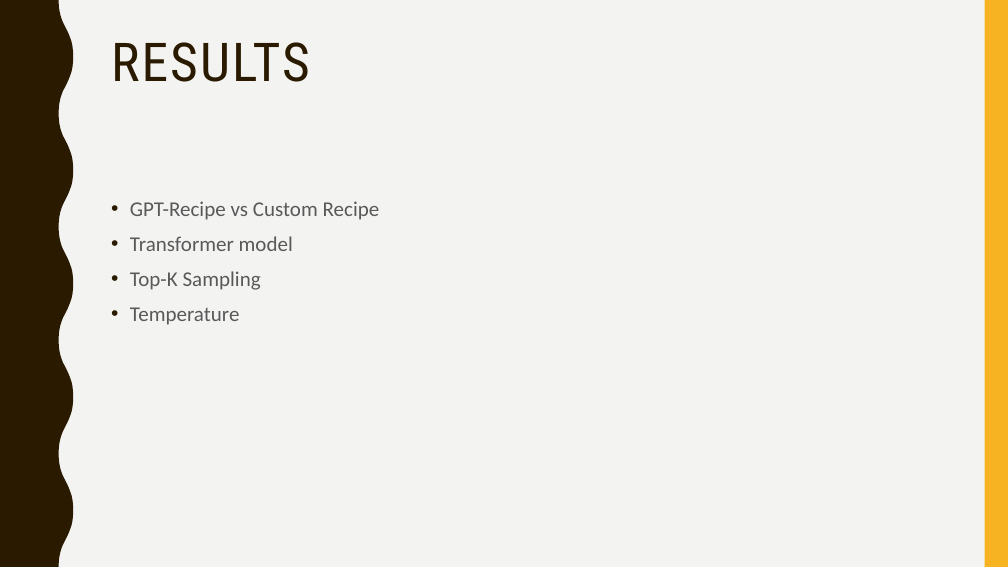
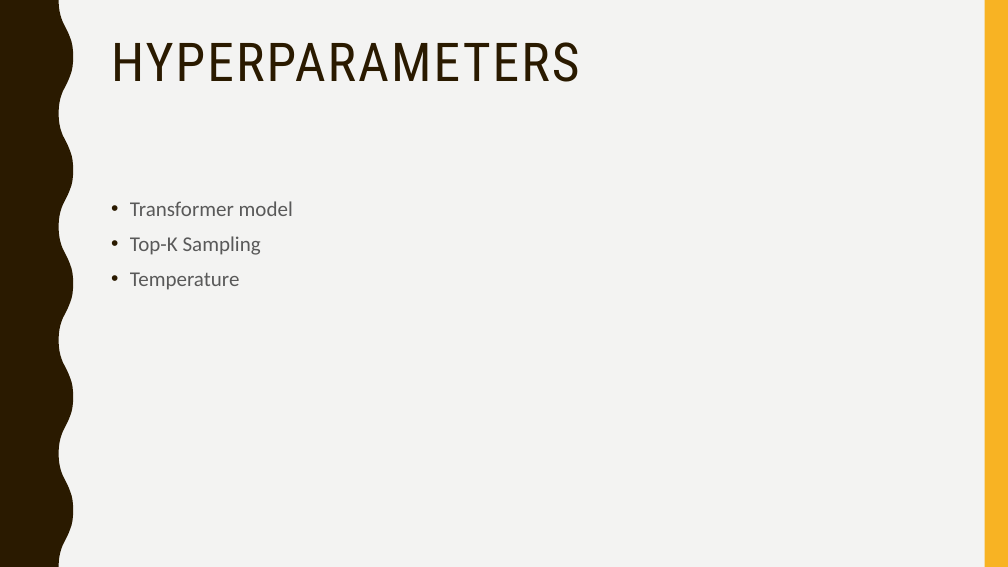
Before and after one commit to timholthuijsen/NLPChef, a slide deck: slide 7 of NLPCHEF.pptx (slide 9 before the commit). Drawn at 1008x567 pixels with LibreOffice and Linux fonts; fonts in the diff are those of the drawing. Boxes give left, top, right and bottom in pixels: in the first picture for what was removed or moved away, otherwise in the second. Text is boxed around its words. In the diff, an @@ line names an element or a change of style, - is before the commit and + after.

```diff
--- a/NLPCHEF.pptx
+++ b/NLPCHEF.pptx
@@ title at (111, 42, 580, 82): text changed @@
-RESULTS
+HYPERPARAMETERS
@@ text at (130, 201, 380, 220): paragraph removed @@
-• GPT-Recipe vs Custom Recipe
```
Also in this commit, not shown: 2 other slides changed, 1 slide removed.
